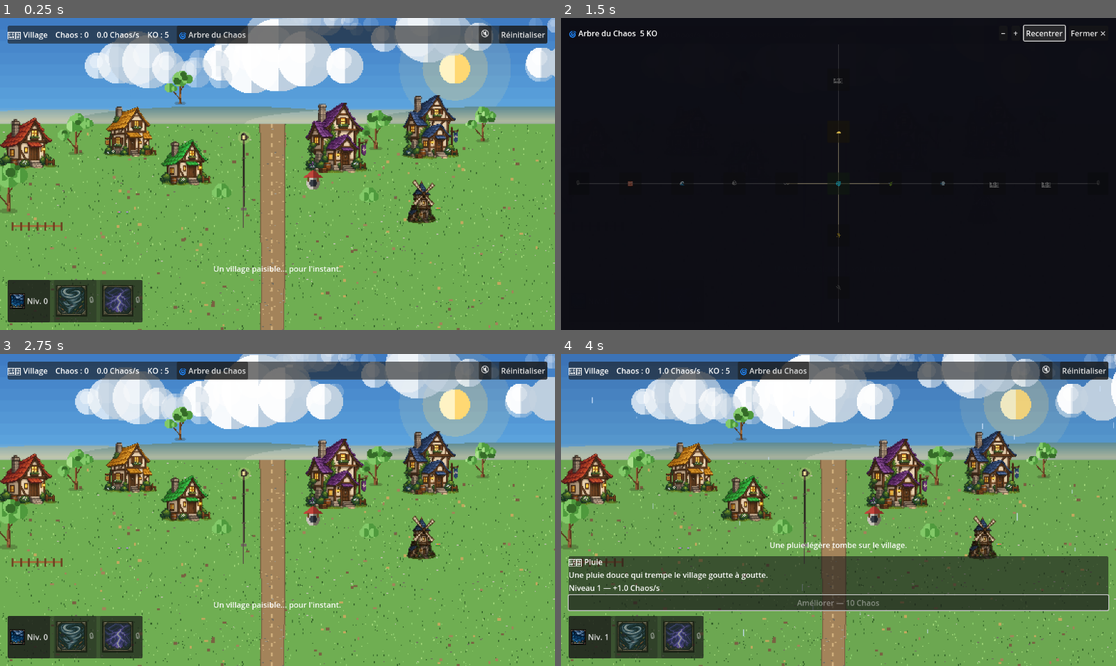
Above: before the commit, frames 1-4 (two rows, left to right).
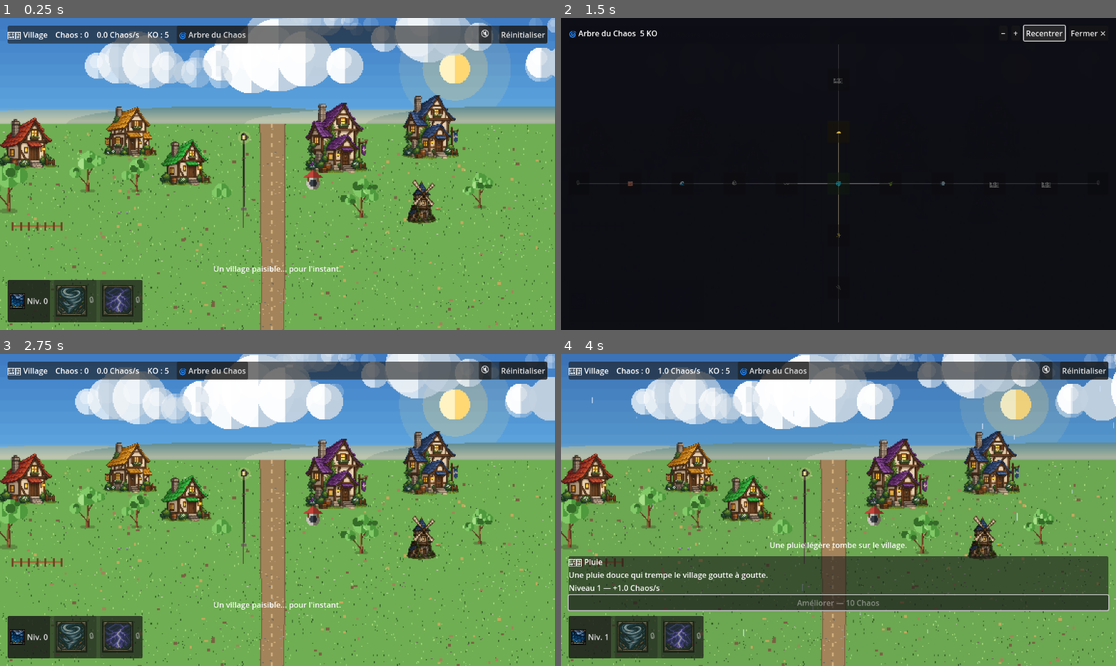
Above: after the commit, the same moments.

Repository: juanrobin09-stack/incrementale-godot
Game: Godot game, scene res://scenes/main.tscn
Same seed, same stepped clock (60 frames per second), same inputs: the game is played once before the commit and once after it.
Inputs:
- Up to frame 1 (0.25 s): no input
- Up to frame 2 (1.5 s): click "🌀 Arbre du Chaos" at 0.5 s; click "🔇" at 1.25 s
- Up to frame 3 (2.75 s): click "Réinitialiser" at 2 s
- Up to frame 4 (4 s): click "Niv. 0" at 2.75 s; click "Activer — Gratuit" at 3.5 s

The runs differ from the first frame. In frame 1, 2.1% of the frame differs, in the area x 10-90%, y 16-65%; in frame 2, less than 0.1%; in frame 3, 2.1%; in frame 4, 2.1%.

Commit message:
Corrige un arbre qui s'envolait dans le ciel et un autre qui clippait dans une maison
Retour direct en jeu (capture à l'appui) : un arbre flottant dans les
nuages, un autre dont le feuillage passait derrière une maison. Les
deux tracés à la même cause dans le système anti-collision arbres/
maisons : la poussée d'origine échappait à un seul rectangle à la fois
par son bord le plus proche.

- Quand les zones agrandies de deux maisons voisines se chevauchent à
  la hauteur d'un arbre (confirmé : dorée/verte, bleue/moulin), le
  bord "le plus proche" peut être le haut — rien n'empêchait alors
  l'arbre de sortir du sol vers le ciel.
- Pire : échapper à une maison peut retomber dans l'autre et
  inversement, une boucle infinie qui rendait quand même *une*
  position au bout de 8 itérations, confirmée par calcul encore *dans*
  le rectangle qu'elle était censée avoir quitté.

Corrigé dans world_scene.gd :
- _clear_of_rects fusionne maintenant tous les rectangles bloquants à
  la hauteur de l'arbre en une seule plage avant d'échapper, au lieu
  d'un rectangle à la fois.
- Tout déplacement (_clear_of_rects et _clear_of_circles) est
  désormais strictement horizontal — la profondeur/rangée d'un arbre
  ne bouge plus jamais.
- TREE_HOUSE_MARGIN doublé (4 → 8) pour un peu de marge contre le
  balancement du vent, sans viser la valeur totale (mesurée dans
  tree_sprite.gd au vent max : 2-3x la largeur d'un arbre — que
  l'espacement actuel des maisons ne peut pas absorber).
- fy de 4 arbres sur 5 déplacé vers une bande avec davantage de place
  réelle (mesuré sur un large panel de résolutions, pas à l'œil) —
  changement de composition visible, documenté.
- TREE_MAX_PUSH_MUL + recadrage à l'écran pour qu'un arbre ne parte
  jamais hors champ dans les quelques cas où ce village dense n'a
  réellement aucune place libre à une hauteur donnée (portrait étroit
  surtout — limite connue, documentée plutôt que masquée).

README mis à jour.

Co-Authored-By: Claude Sonnet 5 <noreply@anthropic.com>
Claude-Session: https://claude.ai/code/session_016yAC6ssaf6BSe8MTXBU3RM

Diff:
--- a/scripts/world/world_scene.gd
+++ b/scripts/world/world_scene.gd
@@ -36,15 +36,58 @@
 ## exact destination rect (the same formula HouseSprite._draw() itself
 ## uses) and returns it; _add_trees() treats each tree as a circle sized
 ## to its own worst-case canopy reach (see its own header) and nudges
-## its position (_clear_of_rects/_clear_of_circles/_push_out_of_rect)
-## away from any house rect or already-placed tree it would otherwise
-## overlap, resolved BEFORE the tree is ever instantiated. Houses
-## themselves get the same treatment against each other first
-## (_resolve_house_positions) — current curated fx/fy don't overlap at
-## common resolutions, but the check is real, not assumed, since aspect
-## ratio varies by viewport. All of this is plain reusable geometry, not
-## tied to the current static defs arrays, so it applies the same way to
-## any future dynamic spawn — there just isn't one yet.
+## its position (_clear_of_rects/_clear_of_circles) away from any house
+## rect or already-placed tree it would otherwise overlap, resolved
+## BEFORE the tree is ever instantiated. Houses themselves get the same
+## treatment against each other first (_resolve_house_positions) —
+## current curated fx/fy don't overlap at common resolutions, but the
+## check is real, not assumed, since aspect ratio varies by viewport.
+## All of this is plain reusable geometry, not tied to the current
+## static defs arrays, so it applies the same way to any future dynamic
+## spawn — there just isn't one yet.
+##
+## A tree could still end up floating clear of the ground band entirely
+## (reported directly, screenshot: a tree adrift in the clouds) — traced
+## to the original per-rect push (move out through whichever single
+## edge of whichever single rect is nearest) having no notion of "stay
+## within the ground area" at all: when two houses' grown zones overlap
+## each other at a tree's height (confirmed happening between the gold
+## and green houses, and separately between the blue house and the
+## windmill, at ordinary resolutions), the nearest escape from ONE of
+## them can be straight up, with nothing stopping it once clear of that
+## rect — even though the new spot is still inside the OTHER rect, or
+## the sky. The same per-rect approach can also fail more quietly:
+## escaping rect A by the shortest path can land inside rect B, whose
+## own shortest escape lands back inside A — an infinite bounce that
+## still silently returns *some* position once the iteration cap is hit,
+## one that in this project's own testing was still measurably inside
+## the very rect it was supposed to have cleared.
+##
+## Fixed by resolving all of a tree's blocking rects AT ONCE rather than
+## one at a time: at the tree's own (fixed) y, every rect whose grown
+## span covers that y contributes a horizontal interval; overlapping
+## intervals are merged first, and the tree escapes past the OUTER edge
+## of whichever merged span currently contains it — a single move that
+## clears every rect in that cluster together, never just the one it
+## happened to touch first, so it can't bounce back into a neighbour or
+## "escape" through a direction that was never actually clear. Movement
+## is also now strictly horizontal — a tree's fy is its curated depth/
+## row in the layout and this is the only thing that makes that
+## guaranteed to survive collision resolution intact; vertical movement
+## is what let a tree leave the ground band for the sky in the first
+## place, and nothing in this layout ever needs a tree pushed toward or
+## away from the viewer to explain a horizontal gap.
+##
+## This village is laid out densely enough that a handful of aspect
+## ratios genuinely have no fully clear horizontal spot at some tree
+## heights at all (checked directly: several houses' combined margins
+## can span nearly the full screen width at once) — TREE_MAX_PUSH_MUL
+## bounds how far a single tree will travel chasing a perfect spot, and
+## the position is clamped back onto the screen afterwards, so a village
+## this tight settles for the best reachable position instead of parking
+## a tree off-screen or clear across it. Several trees' fy were also
+## moved deeper (see _add_trees' own defs) to rows with genuinely more
+## room in the first place, rather than leaning on the push alone.
 ##
 ## The windmill (_add_windmill) is a HouseSprite too, now that real
 ## reference art exists for it (assets/windmill/) — requested explicitly:
@@ -263,23 +306,46 @@
 ## `width/2` a naive "radius" reading of the parameter would suggest —
 ## sized from that worst case, not the average, since the one thing that
 ## must never happen is a canopy still visibly clipping into a house.
+## TREE_HOUSE_MARGIN doubled (was 4.0) for some slack against wind-driven
+## sway on top of that resting shape (tree_sprite.gd's LEVEL_BEND_MUL/
+## LEVEL_FLUTTER_MUL, reported as still grazing a house under strong
+## wind) — not the full worst-case sway reach (measured directly from
+## tree_sprite.gd's own bend/flutter/cluster formulas at max wind: 2-3x
+## a tree's width, which this village's current house spacing has no
+## room for at all, several aspect ratios tested) but a real, if partial,
+## improvement over the original's zero.
 const TREE_CANOPY_R_MUL := 1.0
-const TREE_HOUSE_MARGIN := 4.0
-
+const TREE_HOUSE_MARGIN := 8.0
+const TREE_MAX_PUSH_MUL := 6.0
+
+## fy moved deeper than the original 0.06-0.15 band for the 4 trees that
+## needed it (tree4's own 0.42 was always fine) — that original band
+## sits right where several houses' own footprints are, so clearing them
+## meant squeezing into whatever gap happened to be left, which wasn't
+## always wide enough to hold a full canopy once the margin above is
+## accounted for. Re-picked by checking, for each tree's own fx, how
+## deep it has to sit before _clear_of_rects needs only a small nudge
+## instead of a large one, across the same wide battery of resolutions
+## used elsewhere in this file — not eyeballed. Reads as a village with
+## a row of trees standing a little further forward than the houses
+## rather than tucked directly beside them; flagged here since it's a
+## real, visible layout change, not just a bugfix.
 func _add_trees(gx: Callable, gy: Callable, u: float, house_rects: Array) -> void:
 	var defs := [
-		{"fx": 0.145, "fy": 0.14, "type": "round", "width": u * 0.11, "height": u * 0.30, "flex": 1.1},
-		{"fx": 0.30, "fy": 0.06, "type": "round", "width": u * 0.09, "height": u * 0.24, "flex": 1.2},
-		{"fx": 0.70, "fy": 0.15, "type": "round", "width": u * 0.105, "height": u * 0.28, "flex": 1.0},
-		{"fx": 0.865, "fy": 0.08, "type": "round", "width": u * 0.095, "height": u * 0.25, "flex": 1.15},
+		{"fx": 0.145, "fy": 0.32, "type": "round", "width": u * 0.11, "height": u * 0.30, "flex": 1.1},
+		{"fx": 0.30, "fy": 0.32, "type": "round", "width": u * 0.09, "height": u * 0.24, "flex": 1.2},
+		{"fx": 0.70, "fy": 0.45, "type": "round", "width": u * 0.105, "height": u * 0.28, "flex": 1.0},
+		{"fx": 0.865, "fy": 0.40, "type": "round", "width": u * 0.095, "height": u * 0.25, "flex": 1.15},
 		{"fx": 0.015, "fy": 0.42, "type": "round", "width": u * 0.135, "height": u * 0.35, "flex": 0.9},
 	]
+	var screen_x0: float = gx.call(0.0)
+	var screen_x1: float = gx.call(1.0)
 	var placed: Array = []
 	for i in range(defs.size()):
 		var d = defs[i]
 		var canopy_r: float = float(d["width"]) * TREE_CANOPY_R_MUL
 		var pos: Vector2 = Vector2(gx.call(d["fx"]), gy.call(d["fy"]))
-		pos = _clear_of_rects(pos, canopy_r, house_rects)
+		pos = _clear_of_rects(pos, canopy_r, house_rects, screen_x0, screen_x1)
 		pos = _clear_of_circles(pos, canopy_r, placed)
 
 		var tree := TreeSprite.new()
@@ -288,54 +354,87 @@
 		entities.add_child(tree)
 		placed.append({"pos": pos, "r": canopy_r})
 
-## Standard minimum-translation-vector push: moves `p` out of `grown`
-## along whichever of its 4 edges is closest, instead of always toward
-## the rect's centre — cheaper displacement, and it can't overshoot into
-## a neighbour on the far side of a wide house.
-func _push_out_of_rect(p: Vector2, grown: Rect2) -> Vector2:
-	var left: float = p.x - grown.position.x
-	var right: float = grown.position.x + grown.size.x - p.x
-	var top: float = p.y - grown.position.y
-	var bottom: float = grown.position.y + grown.size.y - p.y
-	var min_d: float = min(min(left, right), min(top, bottom))
-	if min_d == left:
-		return Vector2(grown.position.x - 0.5, p.y)
-	elif min_d == right:
-		return Vector2(grown.position.x + grown.size.x + 0.5, p.y)
-	elif min_d == top:
-		return Vector2(p.x, grown.position.y - 0.5)
-	return Vector2(p.x, grown.position.y + grown.size.y + 0.5)
-
-## Nudges `pos` clear of every rect in `rects`, each grown by `radius`
-## (the tree's own canopy reach) plus a fixed margin — bounded iteration
-## since resolving one overlap can reveal another, cheap at this scale
-## (a handful of houses, once at build()).
-func _clear_of_rects(pos: Vector2, radius: float, rects: Array) -> Vector2:
+## Nudges `pos` horizontally clear of every rect in `rects`, each grown
+## by `radius` (canopy reach) plus TREE_HOUSE_MARGIN — horizontal-only,
+## never vertical (see class header for why: a tree's fy is its curated
+## depth and must survive this intact). Resolves every blocking rect AT
+## the tree's own fixed y AT ONCE rather than one at a time: their grown
+## horizontal spans are merged into a union of intervals first, and the
+## tree escapes past the outer edge of whichever merged interval
+## currently contains it — a naive "escape whichever single rect is
+## nearest" approach can bounce forever between two rects whose grown
+## zones overlap each other at this y (confirmed happening in this exact
+## layout), since escaping one lands back inside the other.
+##
+## TREE_MAX_PUSH_MUL bounds how far a single tree will travel chasing a
+## fully clear spot (measured from its own curated position, not
+## iteration to iteration) — see class header for why this layout can't
+## always offer one — and the result is clamped back onto the screen
+## afterwards (canopy allowed a little overhang past the edge, same as
+## this file already accepts for the leftmost tree today) rather than
+## left to land off it entirely.
+func _clear_of_rects(pos: Vector2, radius: float, rects: Array, screen_x0: float, screen_x1: float) -> Vector2:
 	var p: Vector2 = pos
+	var max_push: float = radius * TREE_MAX_PUSH_MUL
 	for _iter in range(8):
-		var moved: bool = false
+		var intervals: Array = []
 		for rect in rects:
-			var grown: Rect2 = (rect as Rect2).grow(radius + TREE_HOUSE_MARGIN)
-			if grown.has_point(p):
-				p = _push_out_of_rect(p, grown)
-				moved = true
-		if not moved:
+			var r: Rect2 = rect
+			var gy0: float = r.position.y - radius - TREE_HOUSE_MARGIN
+			var gy1: float = r.position.y + r.size.y + radius + TREE_HOUSE_MARGIN
+			if gy0 <= p.y and p.y <= gy1:
+				var gx0: float = r.position.x - radius - TREE_HOUSE_MARGIN
+				var gx1: float = r.position.x + r.size.x + radius + TREE_HOUSE_MARGIN
+				intervals.append(Vector2(gx0, gx1))
+		if intervals.is_empty():
 			break
+		intervals.sort_custom(func(a, b): return a.x < b.x)
+		var merged: Array = [intervals[0]]
+		for i in range(1, intervals.size()):
+			var iv: Vector2 = intervals[i]
+			var last: Vector2 = merged[merged.size() - 1]
+			if iv.x <= last.y:
+				merged[merged.size() - 1] = Vector2(last.x, max(last.y, iv.y))
+			else:
+				merged.append(iv)
+		var found_blocking: bool = false
+		var blocking: Vector2 = Vector2.ZERO
+		for iv in merged:
+			if iv.x <= p.x and p.x <= iv.y:
+				blocking = iv
+				found_blocking = true
+				break
+		if not found_blocking:
+			break
+		var target_x: float = blocking.x - 0.5 if (p.x - blocking.x <= blocking.y - p.x) else blocking.y + 0.5
+		if abs(target_x - pos.x) > max_push:
+			target_x = pos.x + max_push * (1.0 if target_x > pos.x else -1.0)
+		if is_equal_approx(target_x, p.x):
+			break
+		p = Vector2(target_x, p.y)
+	p.x = clamp(p.x, screen_x0 - radius * 0.7, screen_x1 + radius * 0.7)
 	return p
 
 ## Same idea as _clear_of_rects but against already-placed trees, each
-## treated as a circle (canopy radius + margin) rather than a rect.
+## treated as a circle (canopy radius + margin) rather than a rect —
+## also horizontal-only, for the same reason. y is fixed, so the
+## horizontal offset needed to clear a circle at a given fixed vertical
+## separation is a plain right triangle: dx = sqrt(min_dist^2 - dy^2).
 func _clear_of_circles(pos: Vector2, radius: float, placed: Array) -> Vector2:
 	var p: Vector2 = pos
 	for _iter in range(8):
 		var moved: bool = false
 		for other in placed:
+			var opos: Vector2 = other["pos"]
 			var min_dist: float = radius + float(other["r"]) + TREE_HOUSE_MARGIN
-			var diff: Vector2 = p - (other["pos"] as Vector2)
-			var dist: float = diff.length()
+			var dy: float = p.y - opos.y
+			if abs(dy) >= min_dist:
+				continue
+			var dist: float = Vector2(p.x - opos.x, dy).length()
 			if dist < min_dist:
-				var dir: Vector2 = diff / dist if dist > 0.01 else Vector2(1.0, 0.0)
-				p = (other["pos"] as Vector2) + dir * min_dist
+				var sign: float = 1.0 if p.x >= opos.x else -1.0
+				var need_dx2: float = min_dist * min_dist - dy * dy
+				p.x = opos.x + sign * (sqrt(need_dx2) if need_dx2 > 0.0 else min_dist)
 				moved = true
 		if not moved:
 			break
Not shown, changed: README.md
